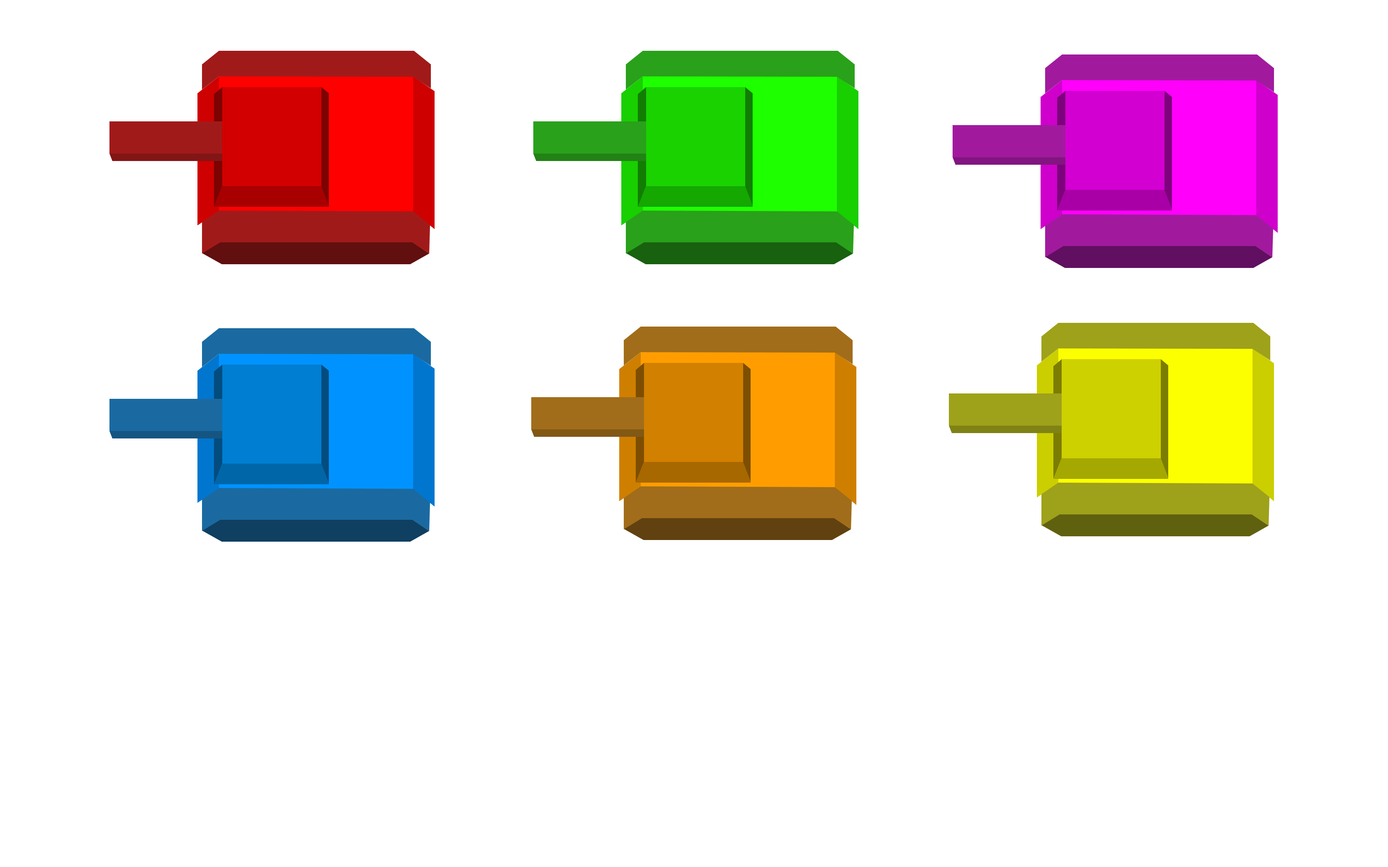
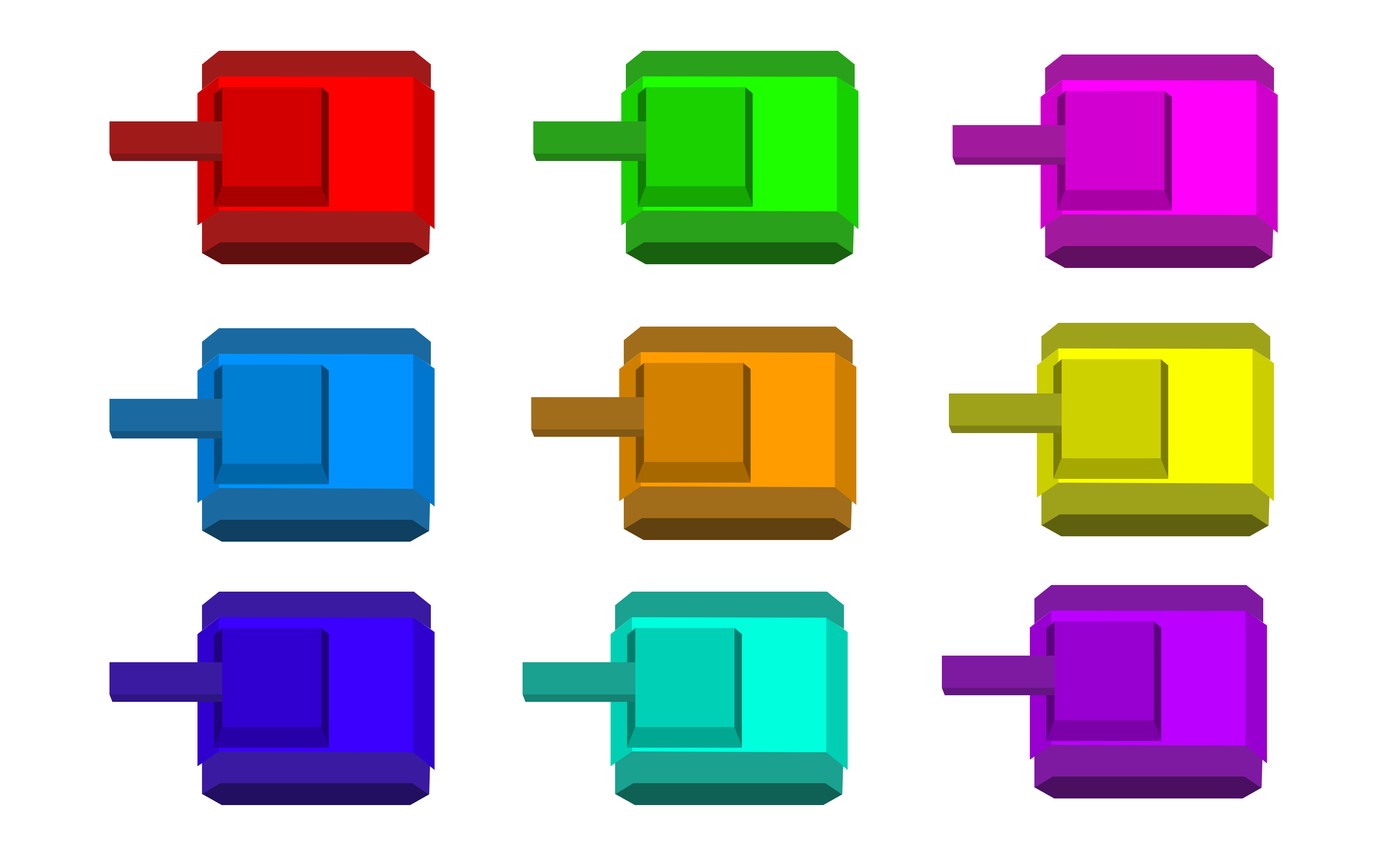
Layer changes from the first 1388×867 image to the second:
added group "Tank violetF" with 14 layers above "Tank Turquoise" over bbox(941, 585, 1267, 799)
added group "Tourelle" (1st of 9, in "Tank violetF") with 6 layers in group "Tank violetF" over bbox(941, 621, 1161, 742)
added layer "Forme 5" (1st of 9, in "Tank violetF" › "Tourelle") in group "Tourelle" over bbox(1054, 621, 1154, 721)
added group "Corps" (1st of 9, in "Tank violetF") with 6 layers in group "Tank violetF" over bbox(1029, 585, 1267, 799)
added layer "Rectangle 1" (1st of 9, in "Tank violetF" › "Corps") in group "Corps" over bbox(1051, 610, 1246, 746)
added group "Tank Turquoise" with 14 layers above "Tank BleuF" over bbox(522, 591, 848, 806)
added group "Tourelle" (2nd of 9, in "Tank Turquoise") with 6 layers in group "Tank Turquoise" over bbox(522, 628, 742, 748)
added layer "Forme 5" (2nd of 9, in "Tank Turquoise" › "Tourelle") in group "Tourelle" over bbox(635, 628, 735, 728)
added group "Corps" (2nd of 9, in "Tank Turquoise") with 6 layers in group "Tank Turquoise" over bbox(610, 591, 848, 806)
added layer "Forme 3" (2nd of 9, in "Tank Turquoise" › "Corps") in group "Corps" over bbox(614, 751, 843, 795)
added layer "Rectangle 1" (2nd of 9, in "Tank Turquoise" › "Corps") in group "Corps" over bbox(631, 617, 826, 753)
added group "Tank BleuF" with 14 layers above "Tank Jaune" over bbox(109, 591, 435, 806)
added group "Tourelle" (3rd of 9, in "Tank BleuF") with 6 layers in group "Tank BleuF" over bbox(109, 628, 329, 748)
added layer "Forme 5" (3rd of 9, in "Tank BleuF" › "Tourelle") in group "Tourelle" over bbox(222, 628, 322, 728)
added group "Corps" (3rd of 9, in "Tank BleuF") with 6 layers in group "Tank BleuF" over bbox(197, 591, 435, 806)
added layer "Forme 3" (3rd of 9, in "Tank BleuF" › "Corps") in group "Corps" over bbox(201, 751, 430, 795)
added layer "Rectangle 1" (3rd of 9, in "Tank BleuF" › "Corps") in group "Corps" over bbox(218, 617, 413, 753)
…and 28 more changes (28 added)
